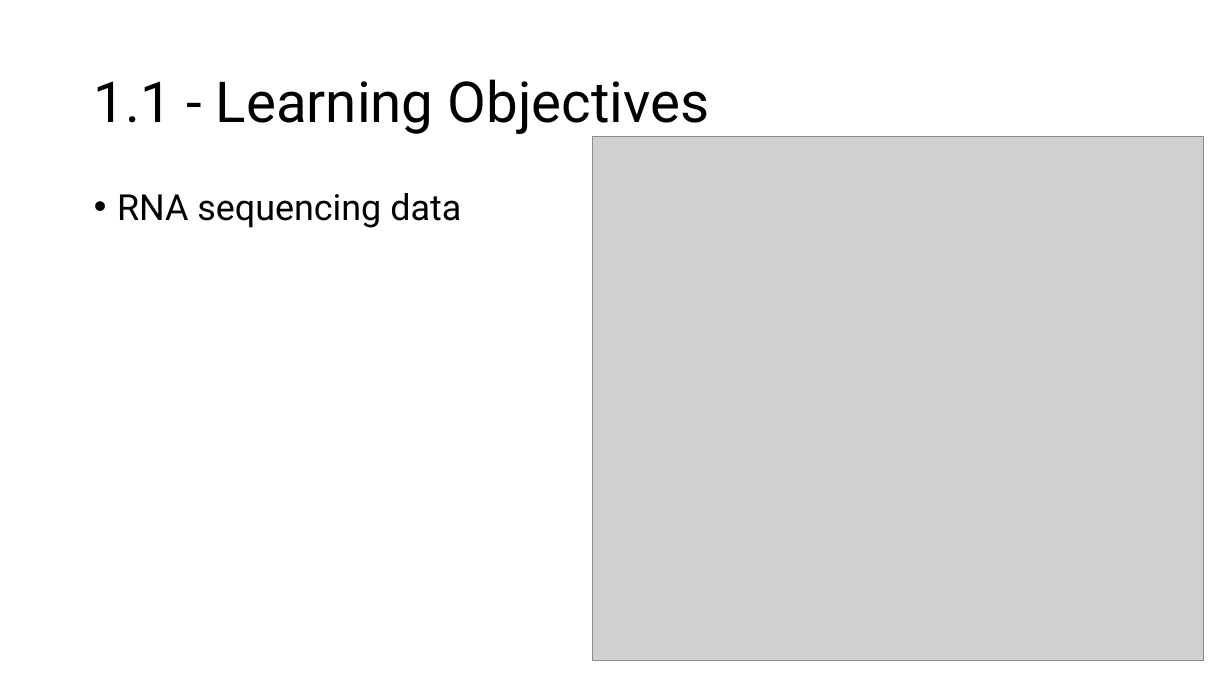
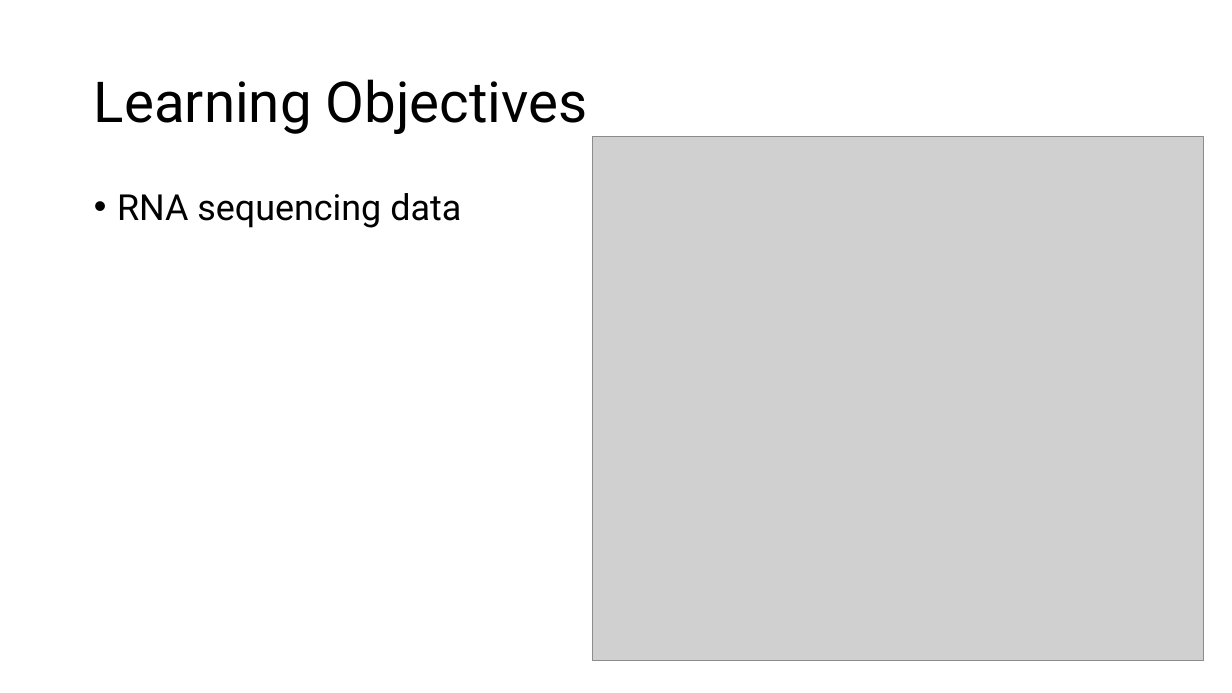
Before and after one commit to Pitt-IshiharaLab/CompBioHA_IntroProgramming2024, a slide deck: slide 14 of IntroProg_1+2.pptx (slide 15 before the commit). Drawn at 1232x693 pixels with LibreOffice and Linux fonts; fonts in the diff are those of the drawing; grey boxes stand for pictures. Boxes give left, top, right and bottom in pixels: in the first picture for what was removed or moved away, otherwise in the second. Text is boxed around its words. In the diff, an @@ line names an element or a change of style, - is before the commit and + after.

```diff
--- a/IntroProg_1+2.pptx
+++ b/IntroProg_1+2.pptx
@@ title at (94,79,588,134): text changed @@
-1.1 - Learning Objectives
+Learning Objectives
```
Also in this commit, not shown: 6 other slides changed, 1 slide added, 2 slides removed, 4 other files.
